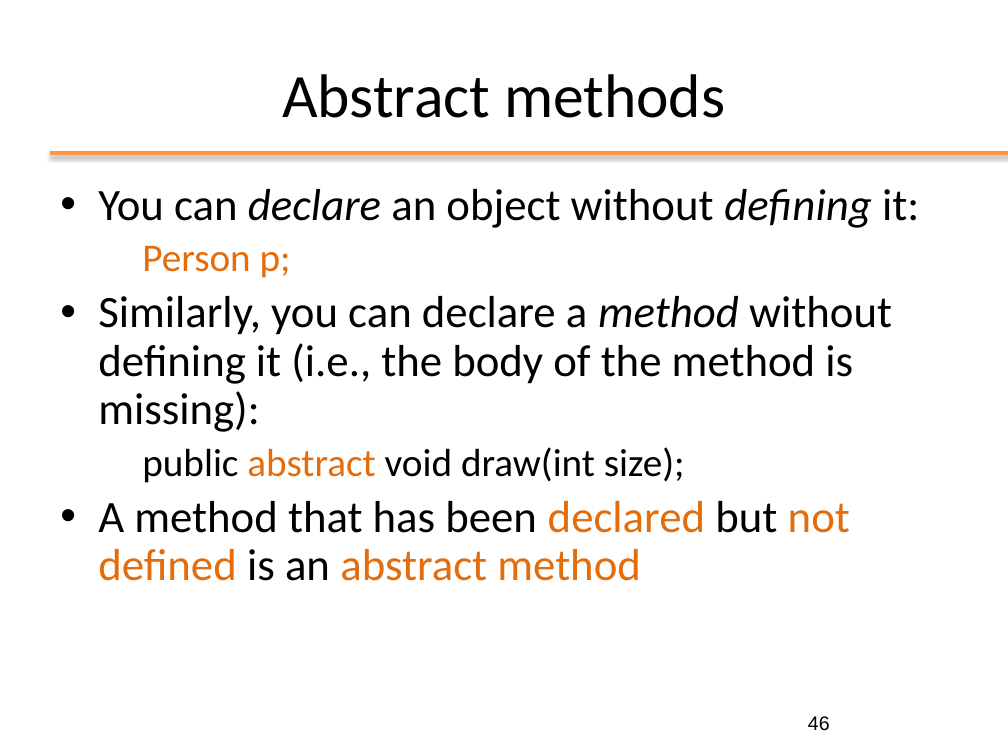
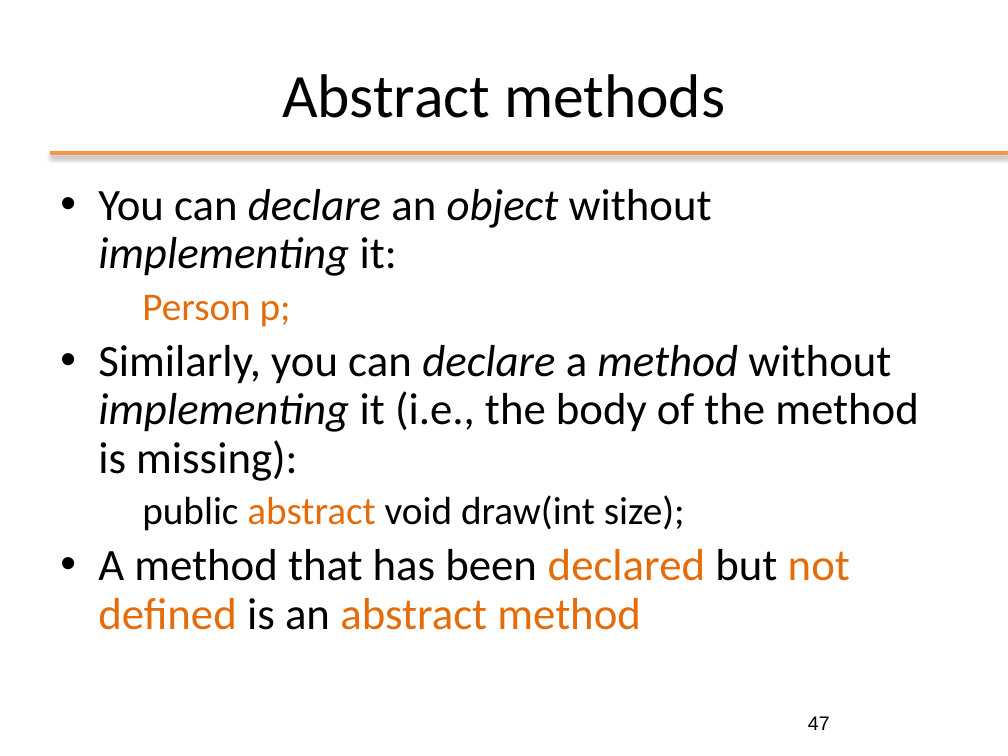
Before and after one commit to Andrea99-beep/ooprogramming, a slide deck: slide 47 of slides/ppt/03_OOP_Inheritance.pptx (slide 46 before the commit). Drawn at 1008x756 pixels with LibreOffice and Linux fonts; fonts in the diff are those of the drawing; background and template pictures are left out. Boxes give left, top, right and bottom in pixels: in the first picture for what was removed or moved away, otherwise in the second. Text is boxed around its words. In the diff, an @@ line names an element or a change of style, - is before the commit and + after.

```diff
--- a/slides/ppt/03_OOP_Inheritance.pptx
+++ b/slides/ppt/03_OOP_Inheritance.pptx
@@ text at [98, 189, 712, 276]: text changed; italic on @@
-• You can declare an object without defining it:
+• You can declare an object without implementing it:
@@ text at [98, 345, 919, 481]: text changed @@
-• Similarly, you can declare a method without defining it (i.e., the body of the method is missing):
+• Similarly, you can declare a method without implementing it (i.e., the body of the method is missing):
@@ page number at [808, 716, 830, 730]: text changed @@
-46
+47
```
Also in this commit, not shown: 16 other slides changed, 1 slide added, 1 other file.
